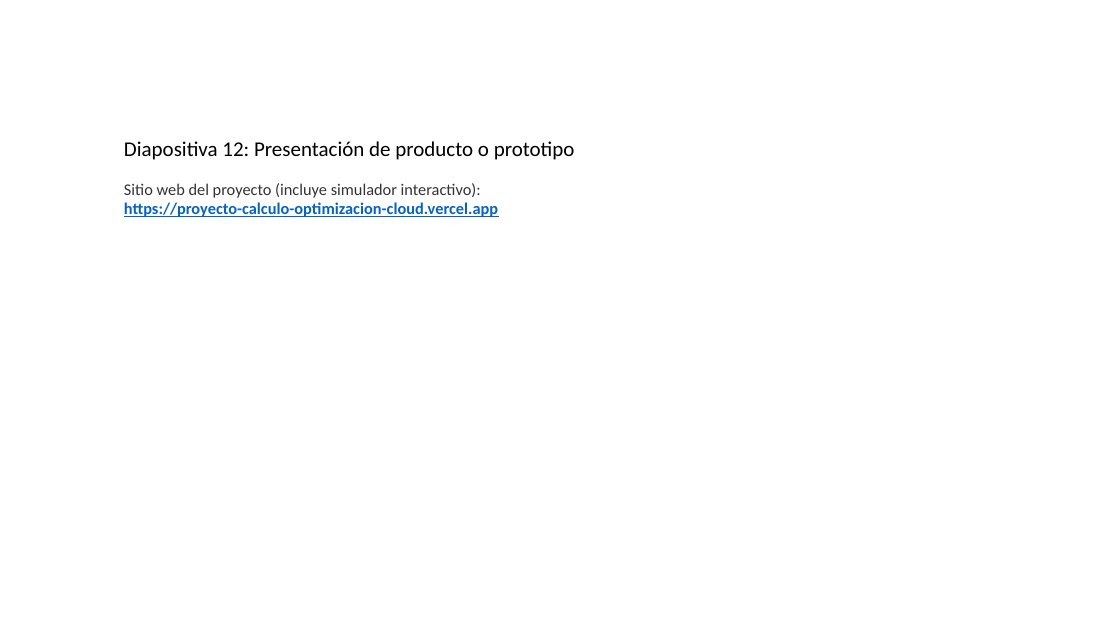
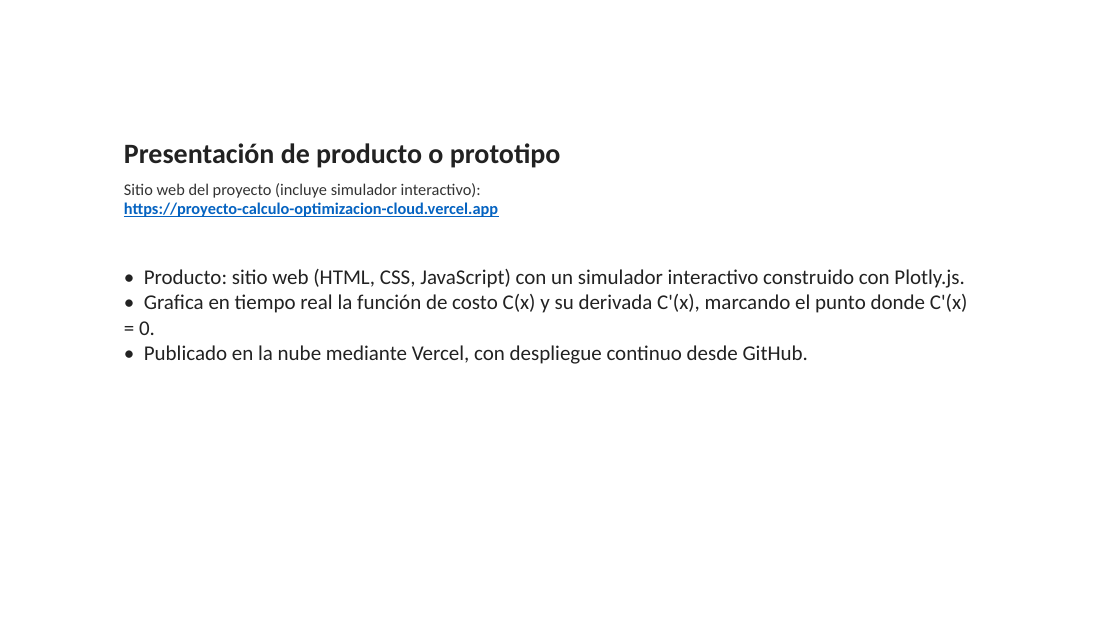
Before and after one commit to acarrascov/proyecto-calculo-optimizacion-cloud, a slide deck: slide 12 of Presentación Proyecto.pptx. Drawn at 1120x630 pixels with LibreOffice and Linux fonts; fonts in the diff are those of the drawing. Boxes give left, top, right and bottom in pixels: in the first picture for what was removed or moved away, otherwise in the second. Text is boxed around its words. In the diff, an @@ line names an element or a change of style, - is before the commit and + after.

Commit message:
Completar contenido de las 14 diapositivas del PPT (respetando su estructura original) y agregar script generador

```diff
--- a/Presentación Proyecto.pptx
+++ b/Presentación Proyecto.pptx
@@ text at (124, 143, 561, 168): text changed; size 18 to 24 pt; text colour #000000 to #222222; bold on @@
-Diapositiva 12: Presentación de producto o prototipo
+Presentación de producto o prototipo
@@ text added at (139, 269, 968, 364), 18 pt, text #222222 @@
+• Producto: sitio web (HTML, CSS, JavaScript) con un simulador interactivo construido con Plotly.js.
+• Grafica en tiempo real la función de costo C(x) y su derivada C'(x), marcando el punto donde C'(x) = 0.
+• Publicado en la nube mediante Vercel, con despliegue continuo desde GitHub.
```
Also in this commit, not shown: 9 other slides changed, 4 slides added, 4 slides removed, 1 other file.
